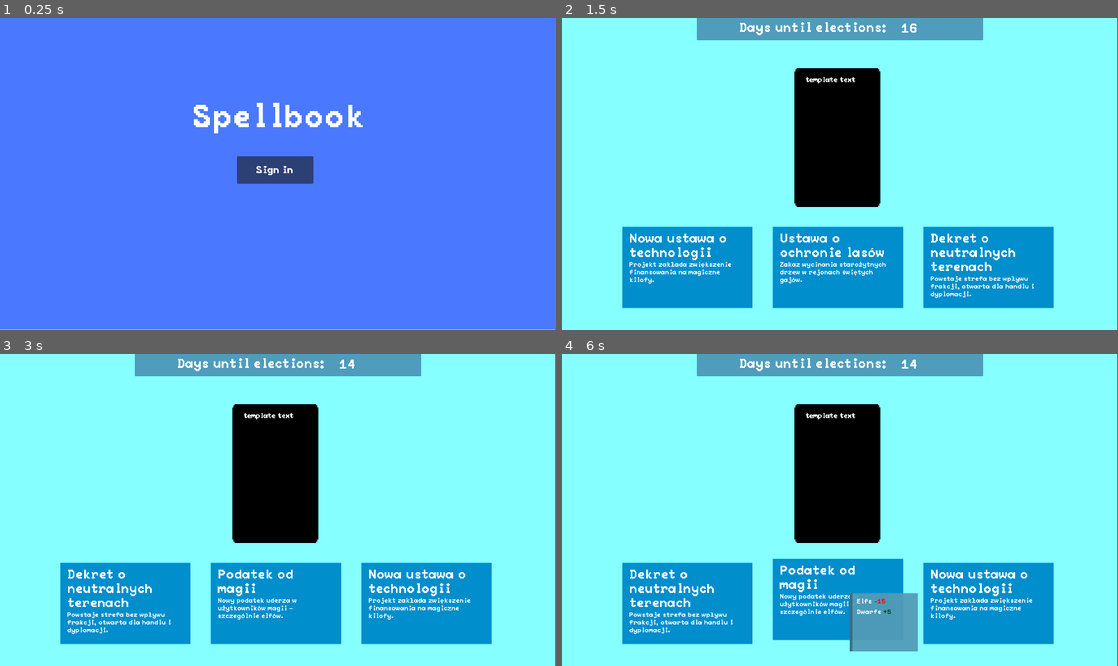
Above: before the commit, frames 1-4 (two rows, left to right).
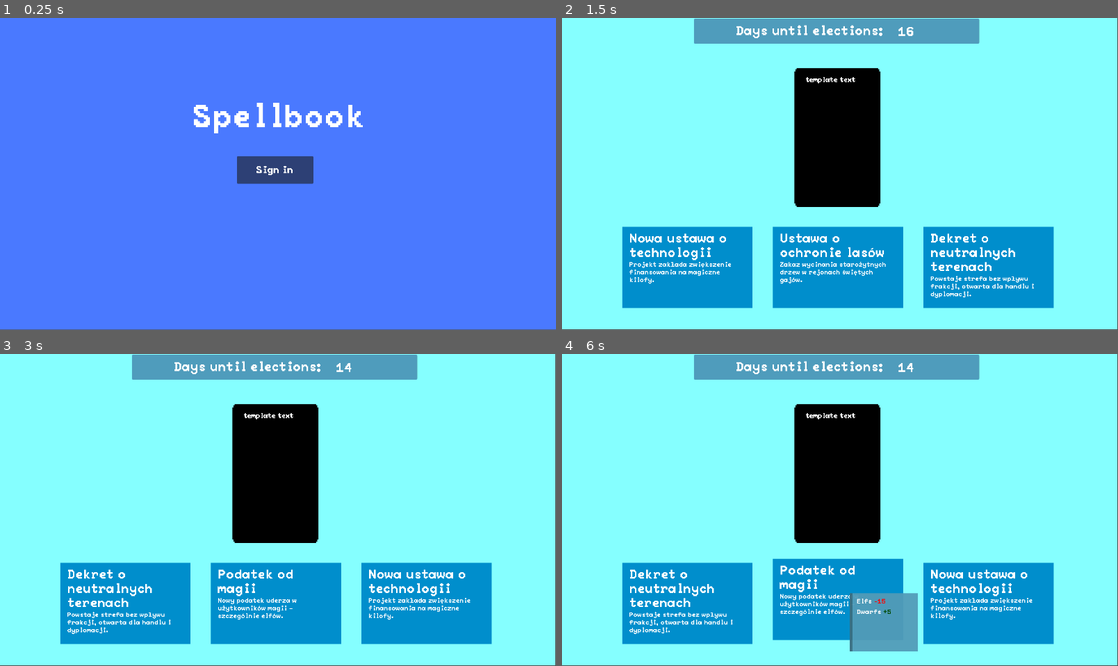
Above: after the commit, the same moments.

Repository: WhatYouFormaggiKindOfPizza/game
Game: Godot game, scene res://scenes/game.tscn
The game is run twice, just before and just after one commit, with the same random seed, the same clock (stepped at 60 frames per second) and the same inputs.
Inputs (mouse positions are in pixels of both pictures, inside the frame that each line leads up to):
- Up to frame 1 (0.25 s): no input
- Up to frame 2 (1.5 s): click (689, 267) at 0.52 s; click "Sign in" at 1.25 s
- Up to frame 3 (3 s): click (127, 603) at 2.02 s; click (127, 603) at 2.77 s
- Up to frame 4 (6 s): tap Enter at 3.5, 5 s; move the mouse to (962, 494) at 3.52 s; tap Space at 4.25, 5.75 s; move the mouse to (728, 525) at 4.27 s; move the mouse to (895, 441) at 5.02 s; move the mouse to (812, 572) at 5.77 s

The runs differ from the first frame. In frame 1, 0.2% of the frame differs, in the area x 0-100%, y 99-100%; in frame 2, 1.6%, in the area x 0-100%, y 0-100%; in frame 3, 1.6%; in frame 4, 1.6%.

Commit message:
Add scene manager

Diff:
--- a/scenes/game.tscn
+++ b/scenes/game.tscn
@@ -1,13 +1,12 @@
-[gd_scene load_steps=9 format=3 uid="uid://cmiqiuj17qh2n"]
+[gd_scene load_steps=8 format=3 uid="uid://cmiqiuj17qh2n"]
 
 [ext_resource type="PackedScene" uid="uid://dlbpqwf70tpg4" path="res://scenes/start_screen.tscn" id="1_u5sy4"]
 [ext_resource type="Script" uid="uid://b1ysc02d5wrap" path="res://scripts/game_manager.gd" id="1_uwrxv"]
 [ext_resource type="Script" uid="uid://bhwsjj21cl1uf" path="res://scripts/vote_simulator.gd" id="2_lbhrr"]
 [ext_resource type="PackedScene" uid="uid://kispiyeqssep" path="res://scenes/entity_group.tscn" id="2_lnu2h"]
 [ext_resource type="PackedScene" uid="uid://dondqjjubrg3g" path="res://scenes/king.tscn" id="3_lbhrr"]
-[ext_resource type="PackedScene" uid="uid://b5qlpe8xpnqn" path="res://scenes/post.tscn" id="4_lbhrr"]
-[ext_resource type="PackedScene" uid="uid://cvkh1np46j6hr" path="res://scenes/phone.tscn" id="6_p57ef"]
-[ext_resource type="PackedScene" uid="uid://d2ikom615rg55" path="res://scenes/days_until.tscn" id="8_gee14"]
+[ext_resource type="Script" uid="uid://b8irytrdokeni" path="res://scripts/scene_manager.gd" id="3_u5sy4"]
+[ext_resource type="PackedScene" uid="uid://ba4q4t8ckjmi0" path="res://scenes/game_screen.tscn" id="5_p57ef"]
 
 [node name="Game" type="Node2D"]
 
@@ -17,6 +16,10 @@
 
 [node name="VoteSimulator" type="Node2D" parent="GameManager"]
 script = ExtResource("2_lbhrr")
+
+[node name="SceneManager" type="Node" parent="GameManager"]
+unique_name_in_owner = true
+script = ExtResource("3_u5sy4")
 
 [node name="Pretenders" type="Node" parent="."]
 unique_name_in_owner = true
@@ -46,48 +49,8 @@
 position = Vector2(317, 251)
 group_name = "Alties"
 
-[node name="UI" type="Node" parent="."]
-
-[node name="ColorRect" type="ColorRect" parent="UI"]
-anchors_preset = -1
-anchor_right = 0.969253
-anchor_bottom = 0.951823
-offset_right = 40.0
-offset_bottom = 40.0
-color = Color(0.521166, 1, 0.999434, 1)
-metadata/_edit_use_anchors_ = true
-
-[node name="PostsContainer" type="HBoxContainer" parent="UI"]
+[node name="GameScreen" parent="." instance=ExtResource("5_p57ef")]
 unique_name_in_owner = true
-anchors_preset = 10
-anchor_right = 1.0
-offset_left = 148.0
-offset_top = 514.0
-offset_right = 1208.0
-offset_bottom = 714.0
-grow_horizontal = 2
-theme_override_constants/separation = 50
-
-[node name="ExamplePost2" parent="UI/PostsContainer" instance=ExtResource("4_lbhrr")]
-layout_mode = 2
-
-[node name="ExamplePost3" parent="UI/PostsContainer" instance=ExtResource("4_lbhrr")]
-layout_mode = 2
-
-[node name="ExamplePost1" parent="UI/PostsContainer" instance=ExtResource("4_lbhrr")]
-layout_mode = 2
-
-[node name="Phone" parent="UI" instance=ExtResource("6_p57ef")]
-position = Vector2(678, 297)
-
-[node name="DaysUntil" parent="UI" instance=ExtResource("8_gee14")]
-unique_name_in_owner = true
-anchor_left = 0.498
-anchor_right = 0.5
-offset_left = -349.268
-offset_top = -6.0
-offset_right = 352.0
-offset_bottom = 55.0
 
 [node name="StartScreen" parent="." instance=ExtResource("1_u5sy4")]
 unique_name_in_owner = true
--- /dev/null
+++ b/scenes/game_screen.tscn
@@ -0,0 +1,61 @@
+[gd_scene load_steps=5 format=3 uid="uid://ba4q4t8ckjmi0"]
+
+[ext_resource type="PackedScene" uid="uid://b5qlpe8xpnqn" path="res://scenes/post.tscn" id="1_3uriw"]
+[ext_resource type="Script" uid="uid://bj2pn2m8lty8n" path="res://scripts/game_screen.gd" id="1_dv2sx"]
+[ext_resource type="PackedScene" uid="uid://d2ikom615rg55" path="res://scenes/days_until.tscn" id="2_dv2sx"]
+[ext_resource type="PackedScene" uid="uid://cvkh1np46j6hr" path="res://scenes/phone.tscn" id="3_rxmqw"]
+
+[node name="GameScreen" type="Node2D"]
+script = ExtResource("1_dv2sx")
+
+[node name="Control" type="Control" parent="."]
+layout_mode = 3
+anchors_preset = 0
+offset_right = 40.0
+offset_bottom = 40.0
+
+[node name="ColorRect" type="ColorRect" parent="Control"]
+layout_mode = 1
+anchors_preset = -1
+anchor_right = 33.1
+anchor_bottom = 18.15
+offset_right = 40.0
+offset_bottom = 40.0
+color = Color(0.521166, 1, 0.999434, 1)
+metadata/_edit_use_anchors_ = true
+
+[node name="PostsContainer" type="HBoxContainer" parent="Control"]
+unique_name_in_owner = true
+layout_mode = 1
+anchors_preset = -1
+anchor_right = 34.162
+offset_left = 148.0
+offset_top = 514.0
+offset_right = -118.48
+offset_bottom = 714.0
+grow_horizontal = 2
+theme_override_constants/separation = 50
+
+[node name="ExamplePost2" parent="Control/PostsContainer" instance=ExtResource("1_3uriw")]
+layout_mode = 2
+
+[node name="ExamplePost3" parent="Control/PostsContainer" instance=ExtResource("1_3uriw")]
+layout_mode = 2
+
+[node name="ExamplePost1" parent="Control/PostsContainer" instance=ExtResource("1_3uriw")]
+layout_mode = 2
+
+[node name="DaysUntil" parent="Control" instance=ExtResource("2_dv2sx")]
+unique_name_in_owner = true
+layout_mode = 1
+anchor_left = 16.866
+anchor_top = 0.05
+anchor_right = 16.866
+anchor_bottom = 0.05
+offset_left = -350.64
+offset_top = 0.0
+offset_right = 350.628
+offset_bottom = 61.0
+
+[node name="Phone" parent="." instance=ExtResource("3_rxmqw")]
+position = Vector2(678, 297)
--- a/scripts/days_until.gd
+++ b/scripts/days_until.gd
@@ -3,14 +3,14 @@
 @onready var days_label: Label = %Days
 
 func set_days(current_day, max_days) -> void:
-    if not days_label:
-        push_error("Days label not found in DaysUntil.")
-        return
+	if not days_label:
+		push_error("Days label not found in DaysUntil.")
+		return
 
-    var days_left = max_days - current_day
-    days_label.text = str(days_left)
+	var days_left = max_days - current_day
+	days_label.text = str(days_left)
 
-    if days_left <= 3:
-        days_label.add_color_override("font_color", Color(1, 0, 0))  # Red color for three or fewer days
-    # else:
-    #     days_label.add_color_override("font_color", Color(1, 1, 1))  # Default color for positive days
+	if days_left <= 3:
+		days_label.add_color_override("font_color", Color(1, 0, 0))  # Red color for three or fewer days
+	# else:
+	#     days_label.add_color_override("font_color", Color(1, 1, 1))  # Default color for positive days
--- a/scripts/game_manager.gd
+++ b/scripts/game_manager.gd
@@ -12,9 +12,7 @@
 @onready var kings_parent: Node = %Pretenders
 @onready var entity_groups_parent: Node = %EntityGroups
 @onready var vote_simulator: VoteSimulator = $VoteSimulator
-@onready var posts_container: HBoxContainer = %PostsContainer
-@onready var days_until: DaysUntil = %DaysUntil
-@onready var start_screen: StartScreen = %StartScreen
+@onready var scene_manager: SceneManager = %SceneManager
 
 
 var entity_groups: Array[EntityGroup]
@@ -26,6 +24,9 @@
 var current_posts: Array[Post]
 
 var week_data: WeekData = WeekData.new()
+
+var posts_container: HBoxContainer
+var days_until: DaysUntil
 
 var day: int = 0
 
@@ -141,7 +142,10 @@
 
 
 func start_game() -> void:
-	start_screen.hide()
+	scene_manager.show_screen(scene_manager.game_screen)
+	posts_container = scene_manager.game_screen.posts_container
+	days_until = scene_manager.game_screen.days_until
+
 	if show_logs:
 		print("Game started")
 	next_turn()
--- /dev/null
+++ b/scripts/game_screen.gd
@@ -0,0 +1,4 @@
+class_name GameScreen extends Node2D
+
+@onready var posts_container: HBoxContainer = %PostsContainer
+@onready var days_until: DaysUntil = %DaysUntil
--- /dev/null
+++ b/scripts/scene_manager.gd
@@ -0,0 +1,19 @@
+class_name SceneManager extends Node
+
+
+@onready var game_screen: GameScreen = %GameScreen
+@onready var start_screen: StartScreen = %StartScreen
+
+func hide_all_scenes() -> void:
+    game_screen.hide()
+    start_screen.hide()
+
+
+func show_screen(screen: Node) -> void:
+    if not screen:
+        push_error("Screen is null, cannot show.")
+        return
+
+    hide_all_scenes()
+    if screen:
+        screen.show()
Not shown, added: scripts/game_screen.gd.uid
Not shown, added: scripts/scene_manager.gd.uid
